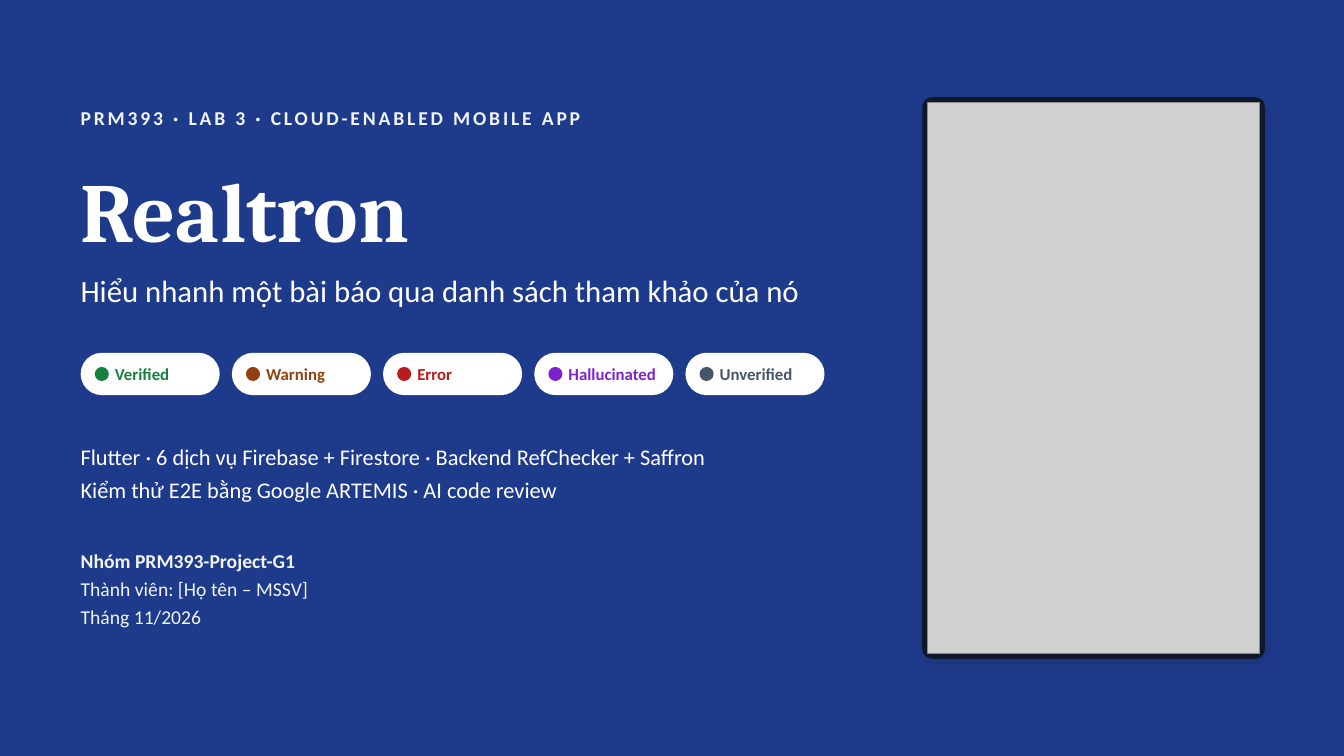
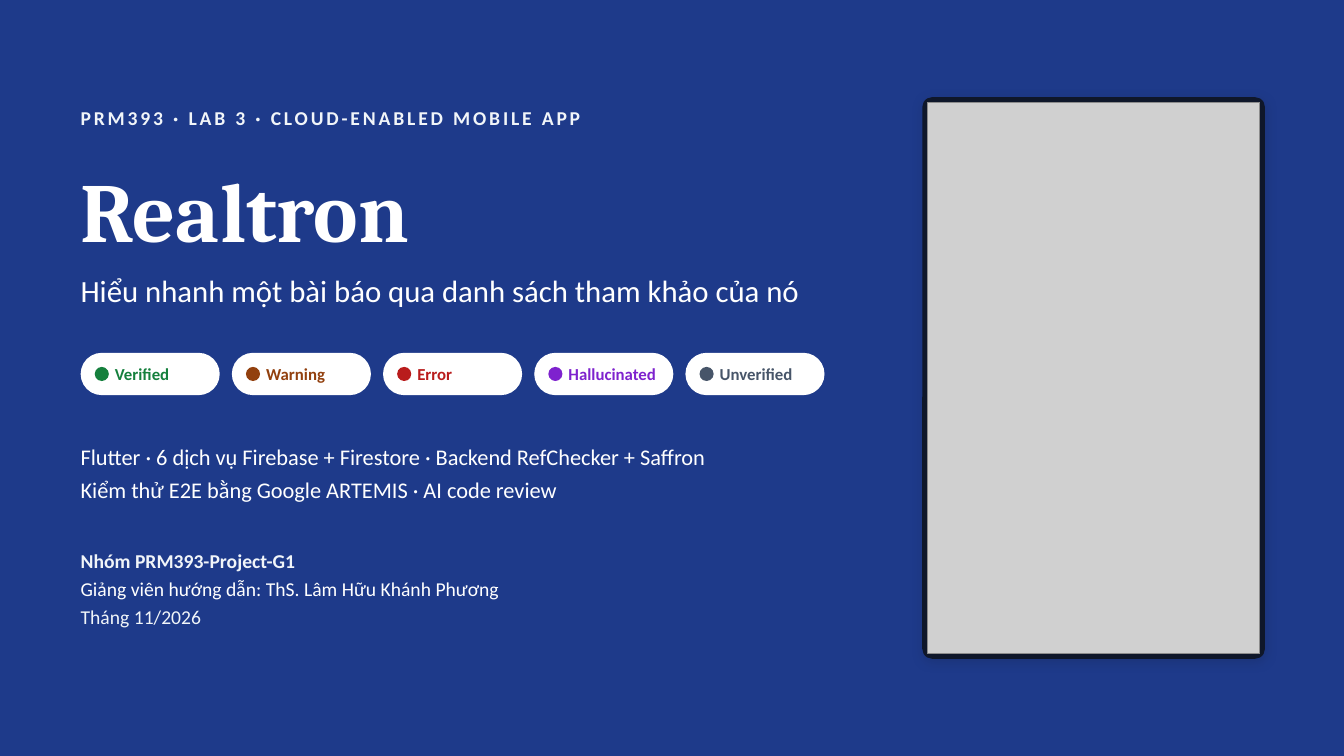
Before and after one commit to PRM393-Project-G1/Lab3, a slide deck: slide 1 of slides/Lab03_G1_slides.pptx. Drawn at 1344x756 pixels with LibreOffice and Linux fonts; fonts in the diff are those of the drawing; grey boxes stand for pictures. Boxes give left, top, right and bottom in pixels: in the first picture for what was removed or moved away, otherwise in the second. Text is boxed around its words. In the diff, an @@ line names an element or a change of style, - is before the commit and + after.

```diff
--- a/slides/Lab03_G1_slides.pptx
+++ b/slides/Lab03_G1_slides.pptx
@@ text at (81,580,499,600): text changed; text colour #F1F5F9 to #FFFFFF @@
-Thành viên: [Họ tên – MSSV]
+Giảng viên hướng dẫn: ThS. Lâm Hữu Khánh Phương
```
Also in this commit, not shown: 13 other slides changed, 9 other files.
